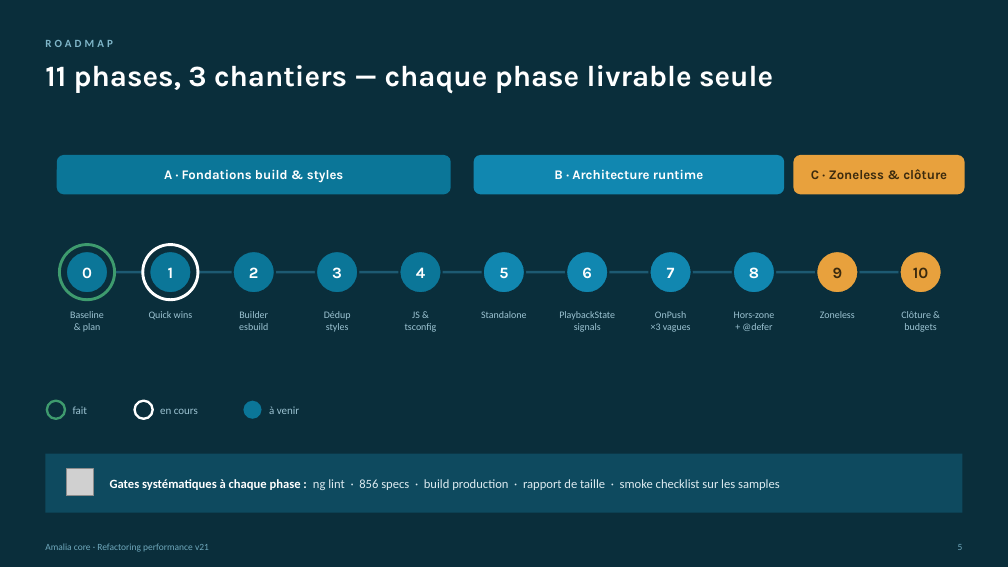
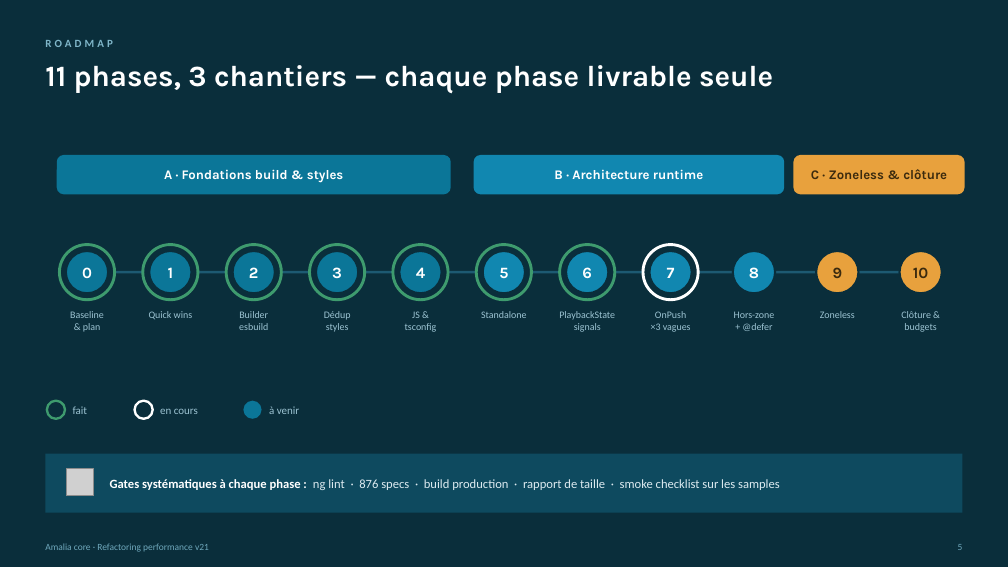
Before and after one commit to ina-foss/amalia.js_v2, a slide deck: slide 5 of docs/refactoring/ROADMAP-PERF-2026.pptx. Drawn at 1008x567 pixels with LibreOffice and Linux fonts; fonts in the diff are those of the drawing; grey boxes stand for pictures. Boxes give left, top, right and bottom in pixels: in the first picture for what was removed or moved away, otherwise in the second. Text is boxed around its words. In the diff, an @@ line names an element or a change of style, - is before the commit and + after.

```diff
--- a/docs/refactoring/ROADMAP-PERF-2026.pptx
+++ b/docs/refactoring/ROADMAP-PERF-2026.pptx
@@ ellipse at <box>143,244,198,299</box>: outline #FFFFFF 2.75 pt to #3E9B6E 2.75 pt @@
@@ ellipse added at <box>226,244,281,299</box>, fill #0A2E3B, outline #3E9B6E 2.75 pt @@
@@ ellipse added at <box>309,244,364,299</box>, fill #0A2E3B, outline #3E9B6E 2.75 pt @@
@@ ellipse added at <box>393,244,448,299</box>, fill #0A2E3B, outline #3E9B6E 2.75 pt @@
@@ ellipse added at <box>476,244,532,299</box>, fill #0A2E3B, outline #3E9B6E 2.75 pt @@
@@ ellipse added at <box>560,244,615,299</box>, fill #0A2E3B, outline #3E9B6E 2.75 pt @@
@@ ellipse added at <box>644,244,699,299</box>, fill #0A2E3B, outline #FFFFFF 2.75 pt @@
@@ text at <box>110,479,780,490</box>: text changed @@
-Gates systématiques à chaque phase : ng lint · 856 specs · build production · rapport de taille · smoke checklist sur les samples
+Gates systématiques à chaque phase : ng lint · 876 specs · build production · rapport de taille · smoke checklist sur les samples
```
Also in this commit, not shown: 4 other slides changed.
